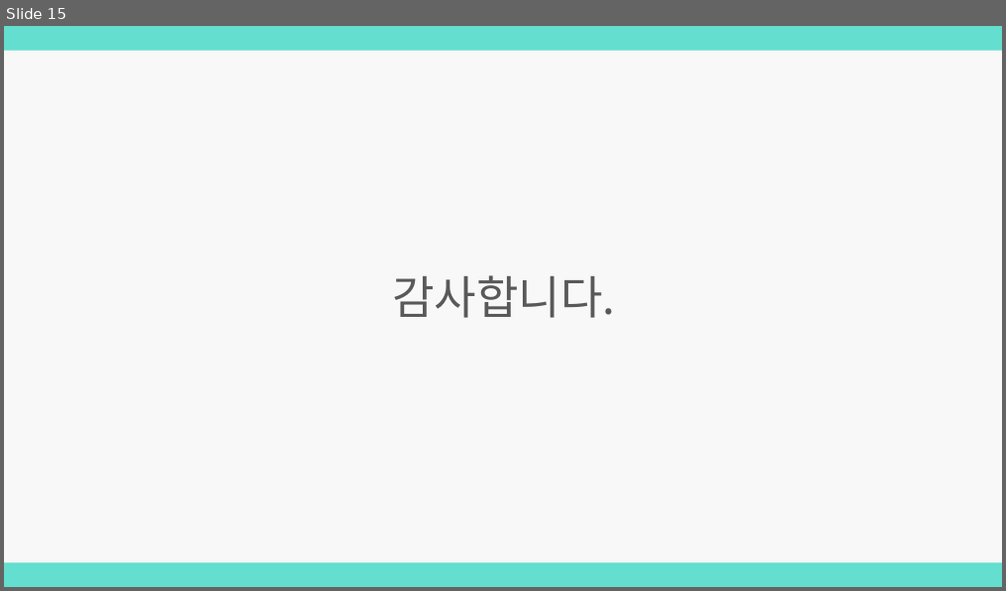
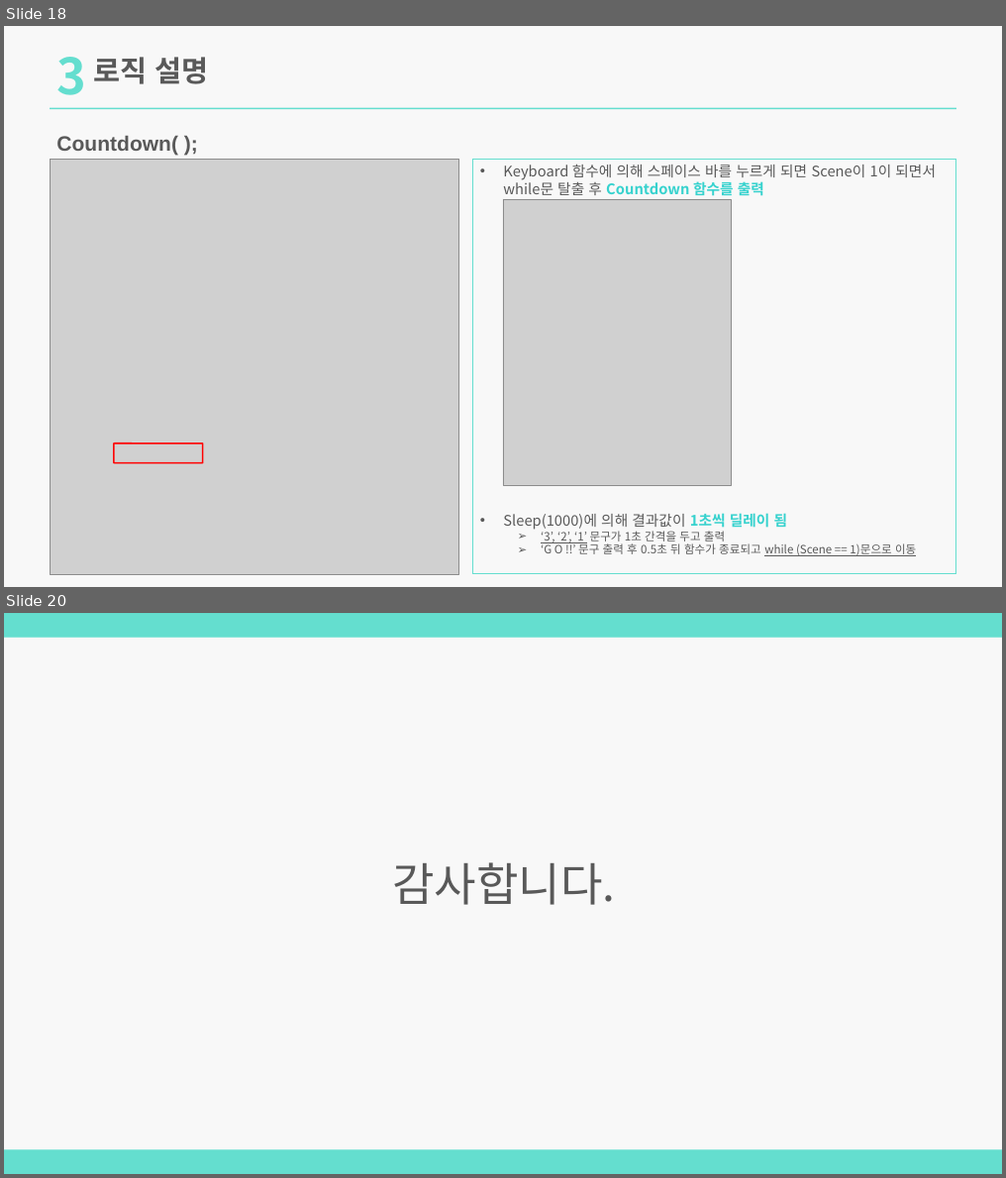
Before and after one commit to lim7635/MatchCard, a slide deck: MatchCard.pptx. Shown one above the other, each under a label of ours: slide 15 before the commit, slides 18 and 20 after it; the slides between them are not shown. The pictures are 1006x591 and 1006x1178 pixels, drawn with LibreOffice and Linux fonts; fonts in the diff are those of the drawing; grey boxes stand for pictures. Boxes give left, top, right and bottom in pixels: in the first picture for what was removed or moved away, otherwise in the second. Text is boxed around its words. In the diff, an @@ line names an element or a change of style, - is before the commit and + after.

Commit message:
2024.02.25 로직 설명 추가
while (Scene == 0) & Countdown();

```diff
--- a/MatchCard.pptx
+++ b/MatchCard.pptx
@@ slide 18 added at [4,26,1002,587], background #F2F2F2 at 50% opacity @@
@@ text added at [57,57,87,95], 48 pt, text #64DECF, bold @@
+3
@@ text added at [93,57,209,84], 28 pt, text #595959, bold @@
+로직 설명
@@ rectangle added at [50,107,956,109], fill #64DECF @@
@@ text added at [56,136,178,155], 20 pt, text #595959, bold @@
+Countdown( );
@@ picture added at [50,159,459,574] @@
@@ rectangle added at [472,159,956,574], outline #64DECF 1 pt, 14 pt, text #595959 @@
+• Keyboard 함수에 의해 스페이스 바를 누르게 되면 Scene이 1이 되면서 while문 탈출 후 Countdown 함수를 출력
+• Sleep(1000)에 의해 결과값이 1초씩 딜레이 됨
+  ➢ ‘3’, ‘2’, ‘1’ 문구가 1초 간격을 두고 출력
+  ➢ ‘G O !!’ 문구 출력 후 0.5초 뒤 함수가 종료되고 while (Scene == 1)문으로 이동
@@ picture added at [503,199,731,485] @@
@@ rounded rectangle added at [114,444,203,464], outline #FF0000 1.5 pt @@
@@ what was slide 15 is now slide 20 @@
```
Also in this commit, not shown: 8 slides changed, 10 other slides added, 6 slides removed, 8 other files.
